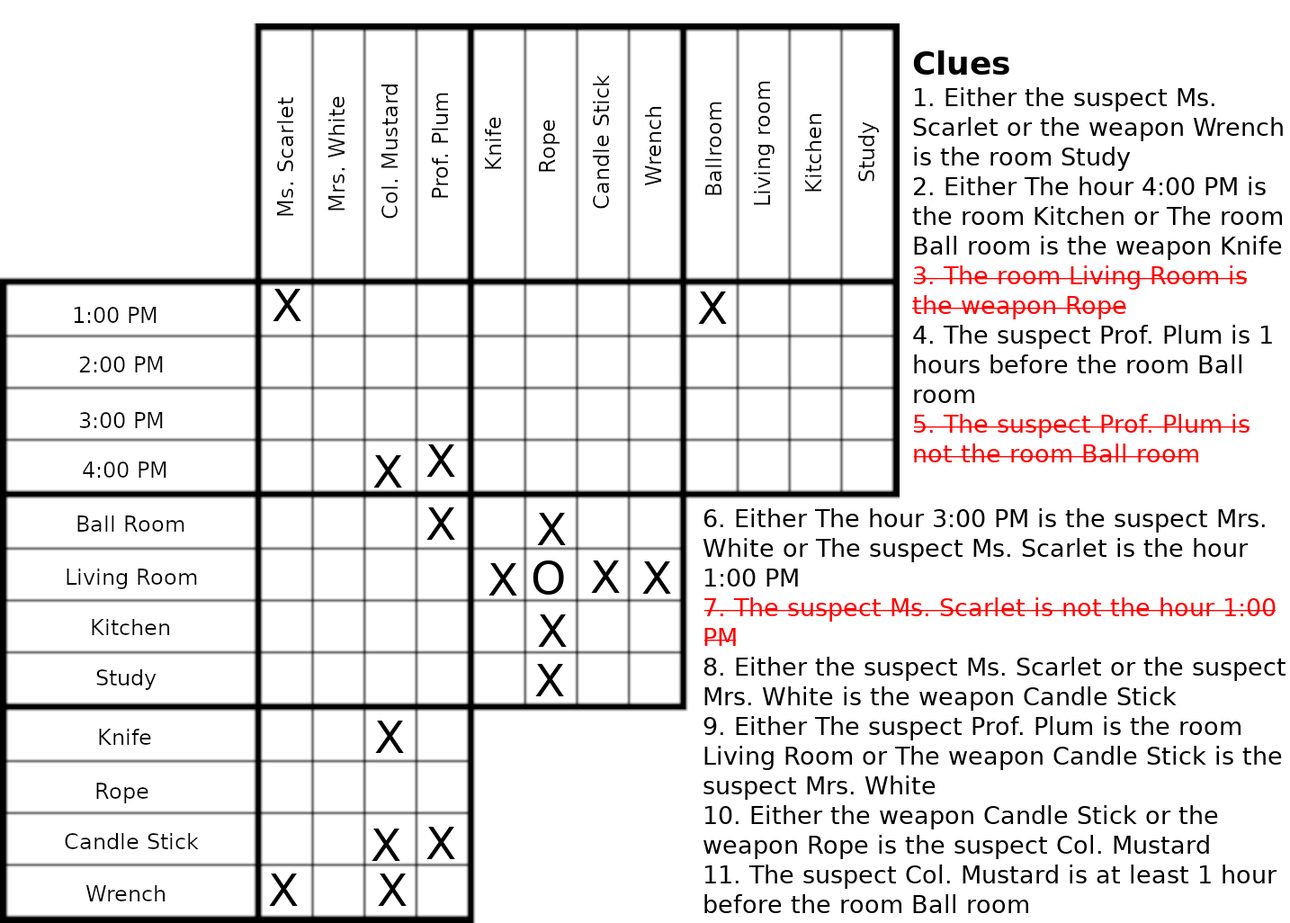
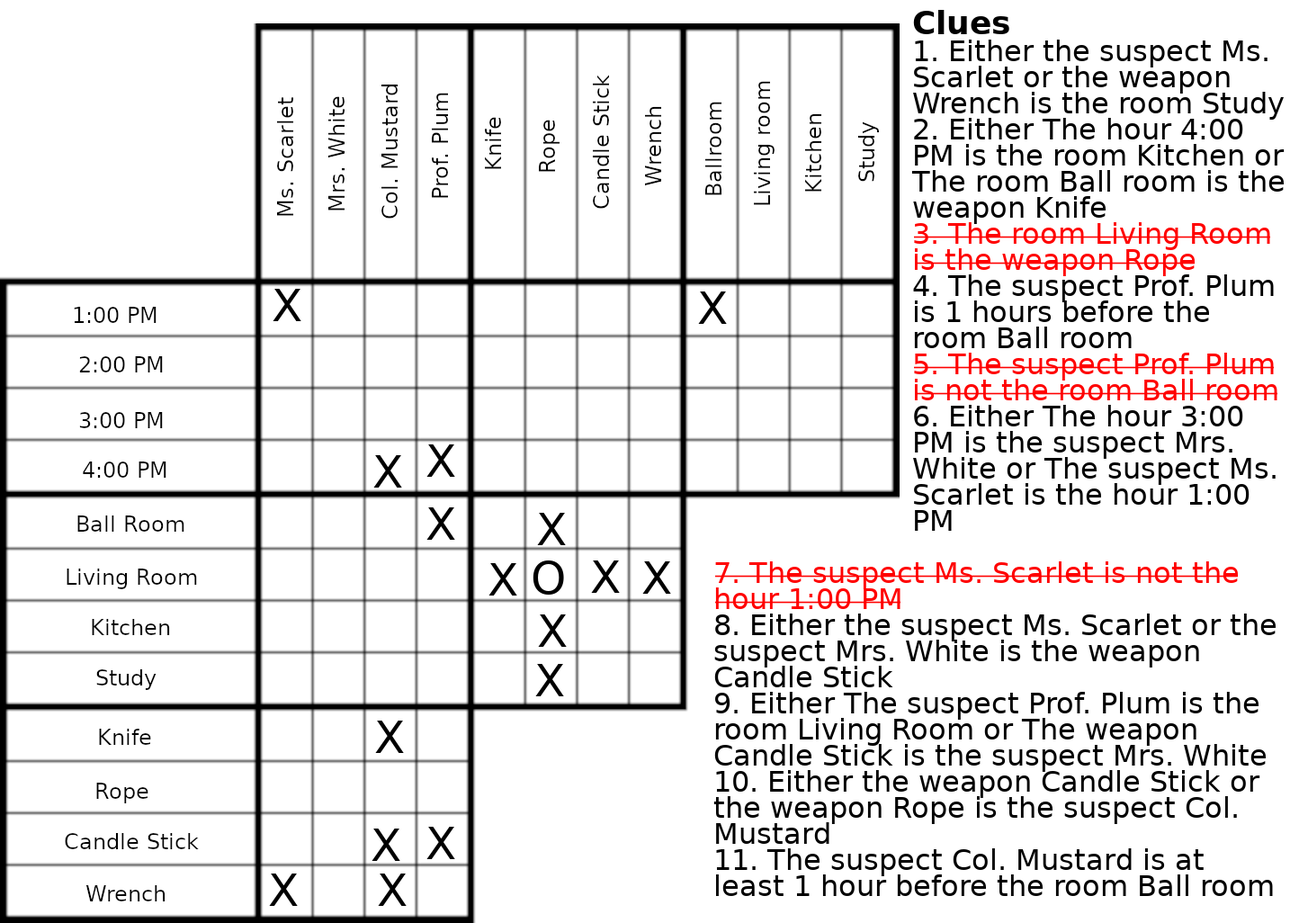
Layer changes from the first 1290×923 image to the second:
moved "hints2" above "Empty Text Layer #3", painted on it over [911, 9, 1285, 531]
renamed "6. Either The hour 3:00 PM is ..." to "... #1", painted on it over [702, 508, 1286, 914]
